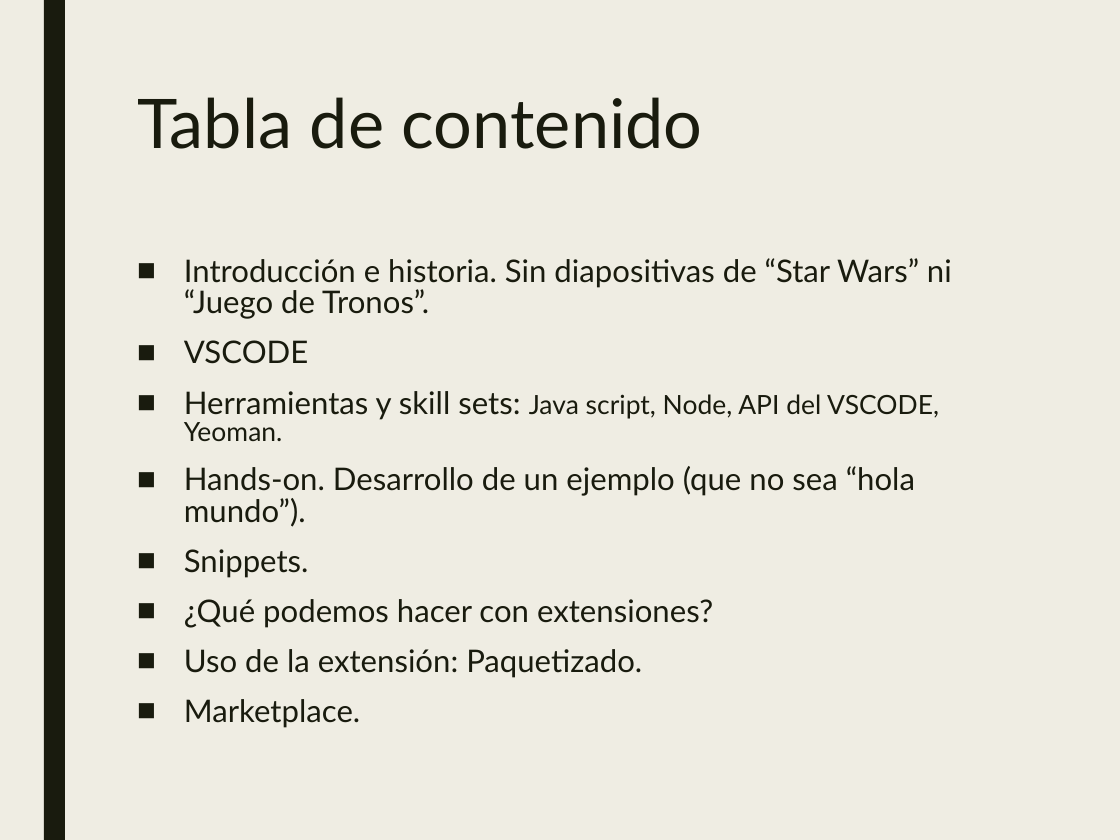
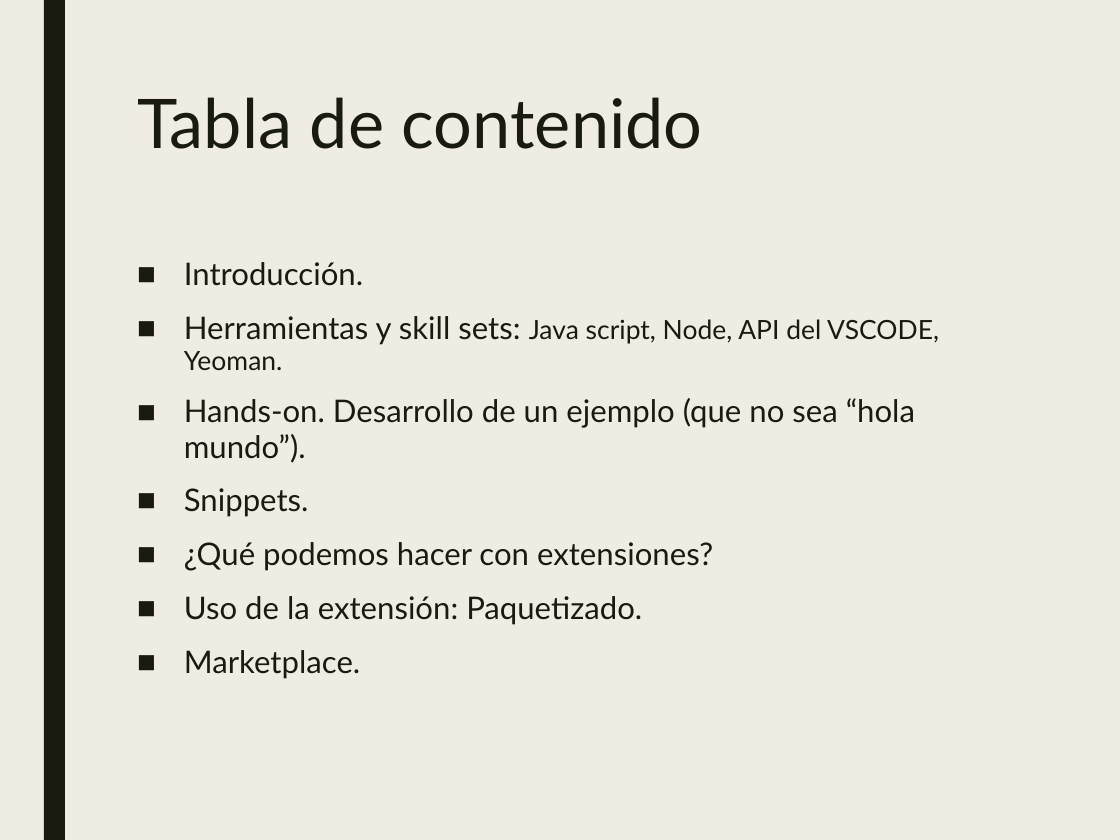
Before and after one commit to JalmarazMartn/dotnetrioja1, a slide deck: slide 2 of VSCODE Extensiones.ppt. Drawn at 1120x840 pixels with LibreOffice and Linux fonts; fonts in the diff are those of the drawing. Boxes give left, top, right and bottom in pixels: in the first picture for what was removed or moved away, otherwise in the second. Text is boxed around its words. In the diff, an @@ line names an element or a change of style, - is before the commit and + after.

```diff
--- a/VSCODE Extensiones.ppt
+++ b/VSCODE Extensiones.ppt
@@ text at [184,262,363,286]: text changed @@
-■ Introducción e historia. Sin diapositivas de “Star Wars” ni “Juego de Tronos”.
-■ VSCODE
+■ Introducción.
@@ text at [184,316,939,679]: line spacing 0.84 to 0.94 @@
```
Also in this commit, not shown: 4 other slides changed, 4 slides added, 1 slide removed.
